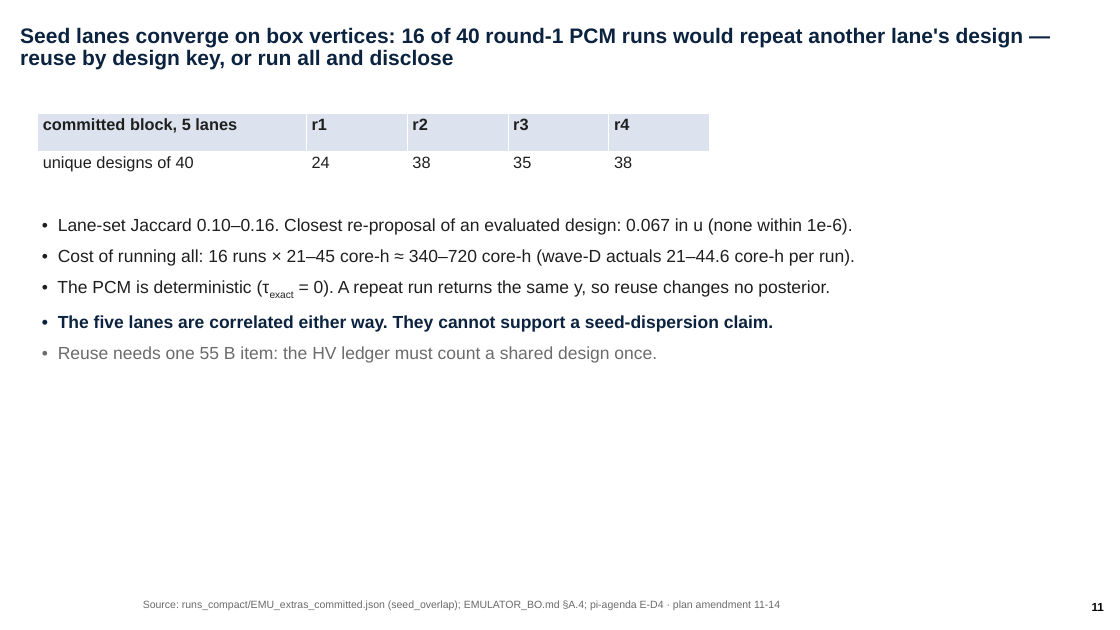
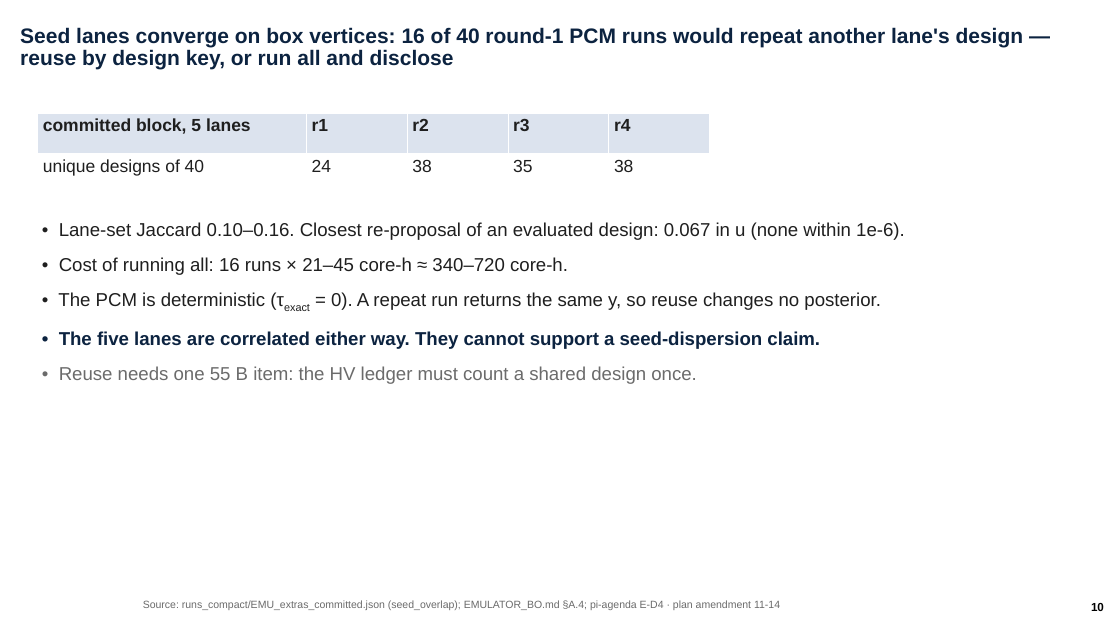
Before and after one commit to ylu283/RTS-GMLC, a slide deck: slide 10 of trial_0826/ercot/analysis/pi_overnight_1124/ercot_overnight.pptx (slide 11 before the commit). Drawn at 1120x630 pixels with LibreOffice and Linux fonts; fonts in the diff are those of the drawing; background and template pictures are left out. Boxes give left, top, right and bottom in pixels: in the first picture for what was removed or moved away, otherwise in the second. Text is boxed around its words. In the diff, an @@ line names an element or a change of style, - is before the commit and + after.

```diff
--- a/trial_0826/ercot/analysis/pi_overnight_1124/ercot_overnight.pptx
+++ b/trial_0826/ercot/analysis/pi_overnight_1124/ercot_overnight.pptx
@@ table at bbox=[38, 113, 710, 194] @@
@@ size 14 to 15 pt @@
@@ text at bbox=[58, 222, 905, 384]: size 15 to 16 pt in "• Lane-set Jaccard 0.10–0.16. Closest re-proposal of ...", "• The PCM is deterministic (τexact = ...", "• The five lanes are correlated either ...", "• Reuse needs one 55 B item: ..."; more space between paragraphs @@
@@ text at bbox=[59, 257, 568, 275]: text changed; size 15 to 16 pt @@
-• Cost of running all: 16 runs × 21–45 core-h ≈ 340–720 core-h (wave-D actuals 21–44.6 core-h per run).
+• Cost of running all: 16 runs × 21–45 core-h ≈ 340–720 core-h.
@@ page number at bbox=[1091, 603, 1104, 611]: text changed @@
-11
+10
```
Also in this commit, not shown: 22 other slides changed, 1 slide added, 15 other files.
